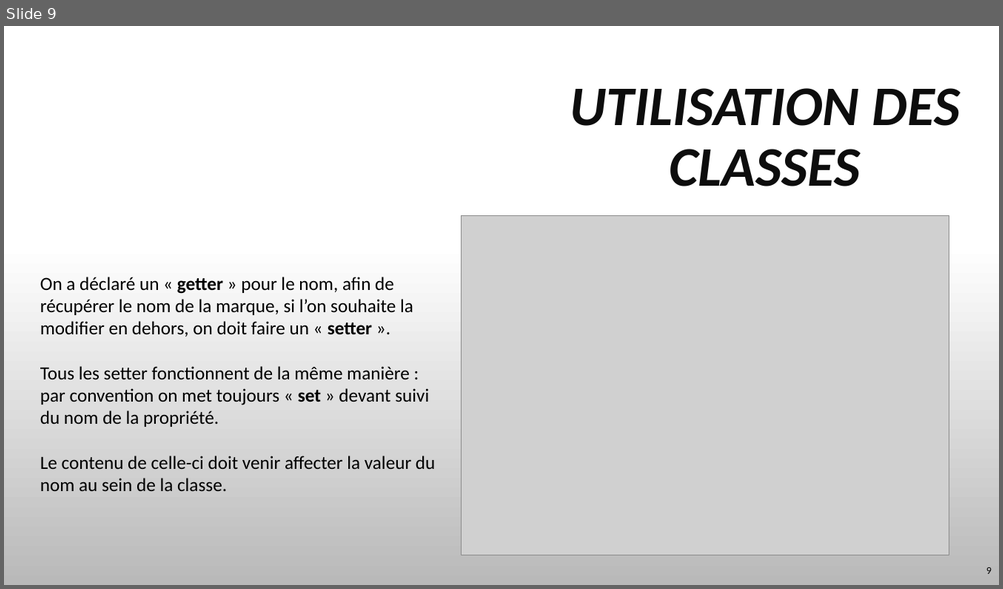
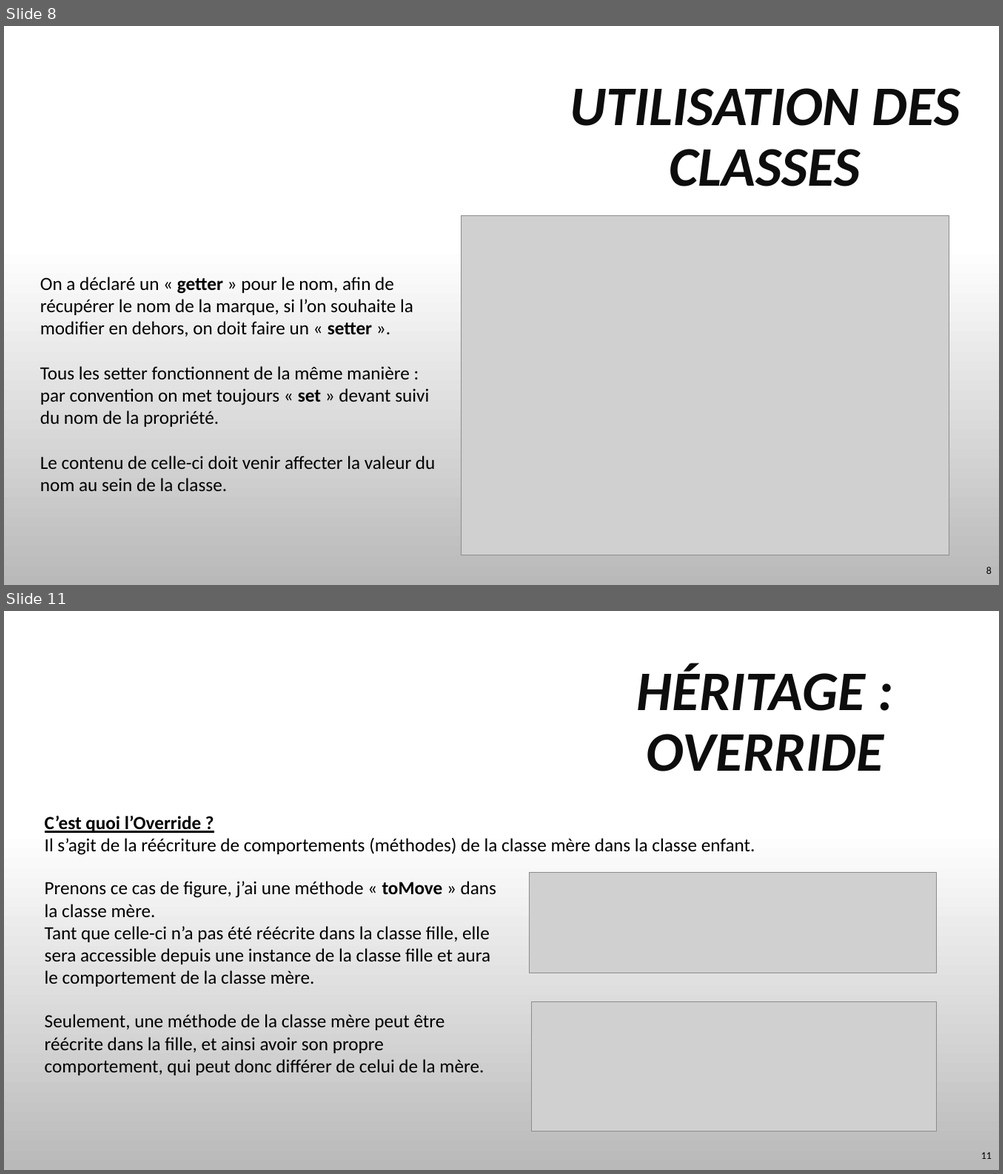
Before and after one commit to TyTy-cf/cours, a slide deck: PHP/Object/PHP-DO.pptx. Shown one above the other, each under a label of ours: slide 9 before the commit, slides 8 and 11 after it; the slides between them are not shown. The pictures are 1003x589 and 1003x1174 pixels, drawn with LibreOffice and Linux fonts; fonts in the diff are those of the drawing; grey boxes stand for pictures; background and template pictures are left out. Boxes give left, top, right and bottom in pixels: in the first picture for what was removed or moved away, otherwise in the second. Text is boxed around its words. In the diff, an @@ line names an element or a change of style, - is before the commit and + after.

```diff
--- a/PHP/Object/PHP-DO.pptx
+++ b/PHP/Object/PHP-DO.pptx
@@ slide 11 added at (4, 611, 999, 1170), background picture (left out) @@
@@ title added at (637, 664, 883, 772), 54 pt, text #0D0D0D, bold, italic @@
+HÉRITAGE : OVERRIDE
@@ text added at (45, 815, 755, 855), 18 pt, text #000000 @@
+C’est quoi l’Override ?
+Il s’agit de la réécriture de comportements (méthodes) de la classe mère dans la classe enfant.
@@ picture added at (529, 873, 936, 974) @@
@@ text added at (45, 881, 496, 987), 18 pt, text #000000 @@
+Prenons ce cas de figure, j’ai une méthode « toMove » dans la classe mère.
+Tant que celle-ci n’a pas été réécrite dans la classe fille, elle sera accessible depuis une instance de la classe fille et aura le comportement de la classe mère.
@@ picture added at (532, 1002, 936, 1132) @@
@@ text added at (45, 1014, 484, 1076), 18 pt, text #000000 @@
+Seulement, une méthode de la classe mère peut être réécrite dans la fille, et ainsi avoir son propre comportement, qui peut donc différer de celui de la mère.
@@ page number added at (981, 1153, 991, 1159), 10 pt, text #000000 @@
+11
@@ what was slide 9 is now slide 8 @@
@@ page number at (986, 567, 991, 574): text changed @@
-9
+8
```
Also in this commit, not shown: 1 slide changed, 4 other slides added, 1 slide removed, 1 other file.
